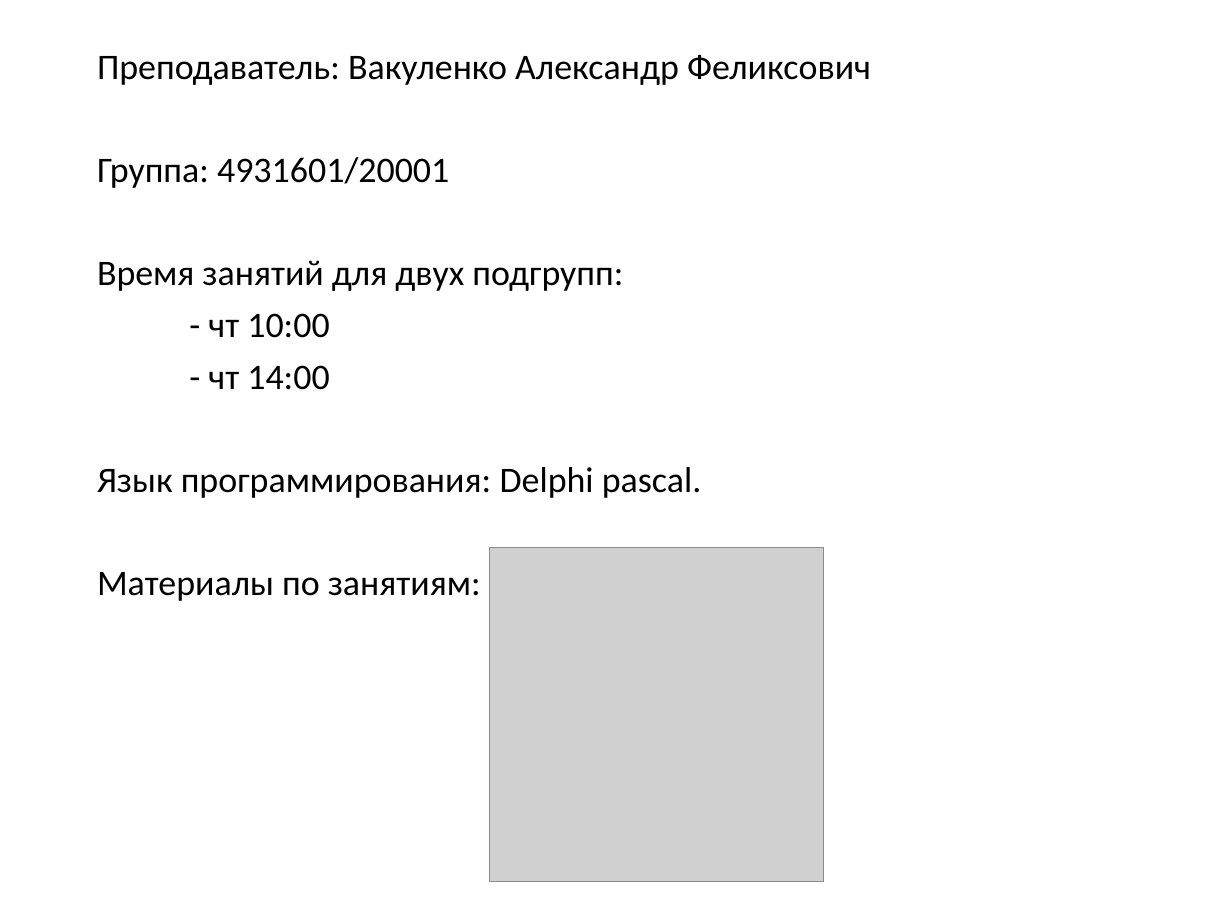
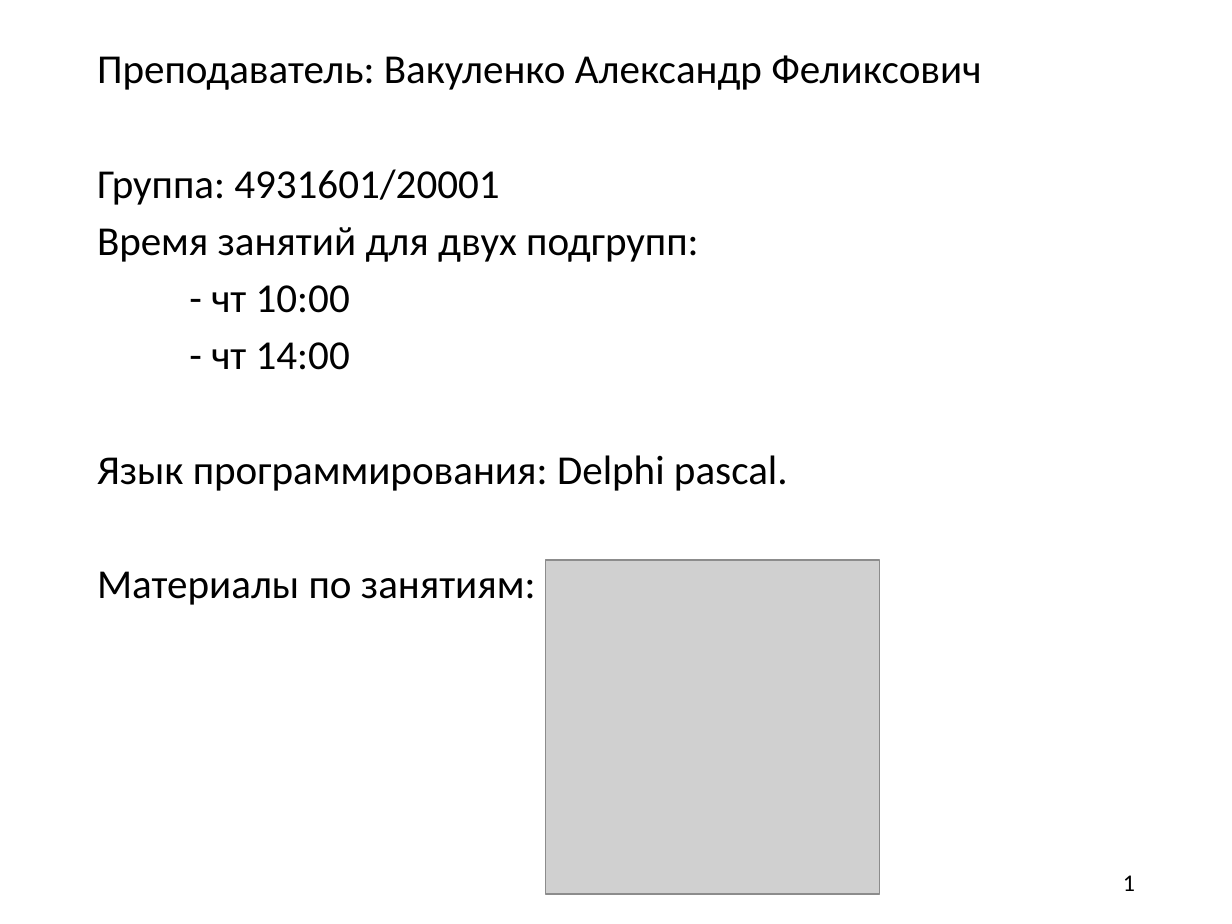
Before and after one commit to AleksandrVakulenko/Pascal_lectures, a slide deck: slide 1 of 1. Введение/1. Введение.pptx (slide 2 before the commit). Drawn at 1232x924 pixels with LibreOffice and Linux fonts; fonts in the diff are those of the drawing; grey boxes stand for pictures. Boxes give left, top, right and bottom in pixels: in the first picture for what was removed or moved away, otherwise in the second. Text is boxed around its words. In the diff, an @@ line names an element or a change of style, - is before the commit and + after.

```diff
--- a/1. Введение/1. Введение.pptx
+++ b/1. Введение/1. Введение.pptx
@@ text "Преподаватель: Вакуленко Александр Феликсович" at bbox=[97, 55, 981, 605]: size 21 to 24 pt @@
@@ picture: place and size @@
-picture at bbox=[489, 548, 823, 882]
+picture at bbox=[546, 561, 880, 894]
@@ page number added at bbox=[1123, 875, 1135, 891], 14 pt, text #000000 @@
+1
```
Also in this commit, not shown: 1 other slide changed, 5 slides added, 1 slide removed, 4 other files.
